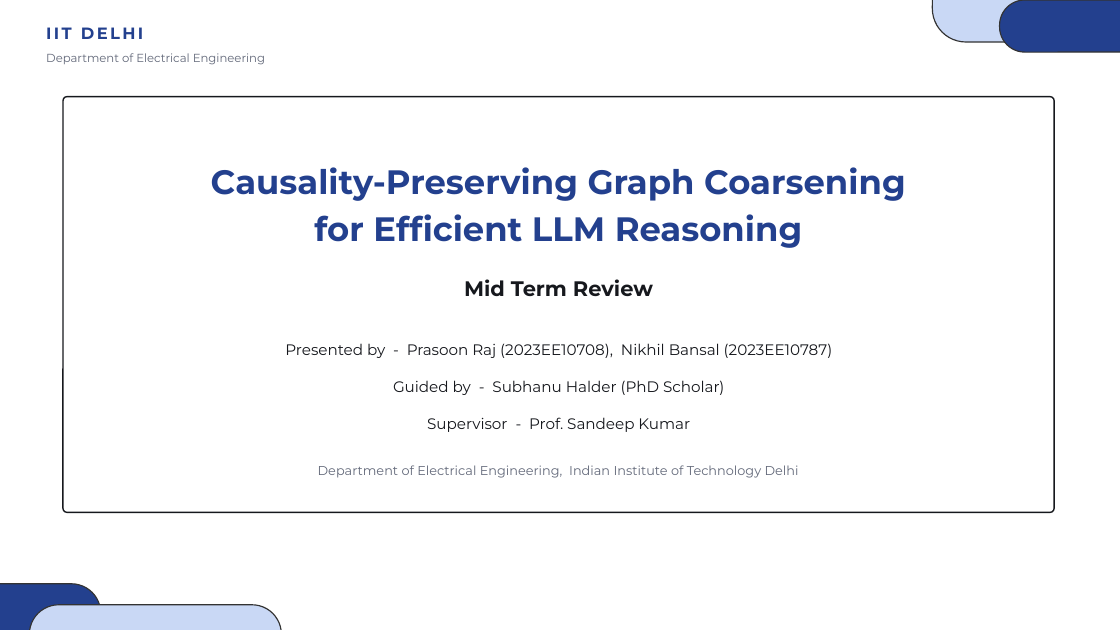
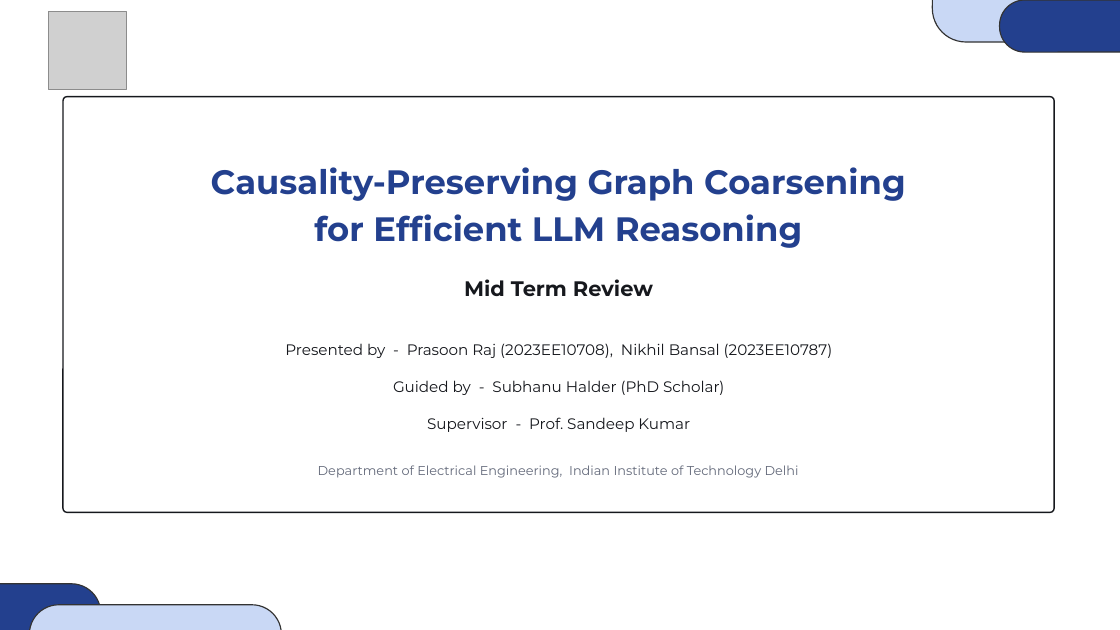
Before and after one commit to TREX4096/Graph_of_Thought, a slide deck: slide 1 of docs/Graph_of_Thoughts_BTP.pptx. Drawn at 1120x630 pixels with LibreOffice and Linux fonts; fonts in the diff are those of the drawing; grey boxes stand for pictures. Boxes give left, top, right and bottom in pixels: in the first picture for what was removed or moved away, otherwise in the second. Text is boxed around its words. In the diff, an @@ line names an element or a change of style, - is before the commit and + after.

```diff
--- a/docs/Graph_of_Thoughts_BTP.pptx
+++ b/docs/Graph_of_Thoughts_BTP.pptx
@@ text removed at [46, 27, 143, 39] @@
-IIT DELHI
@@ picture added at [49, 12, 126, 89] @@
@@ text removed at [46, 53, 265, 65] @@
-Department of Electrical Engineering
```
Also in this commit, not shown: 17 other slides changed, 3 other files.
